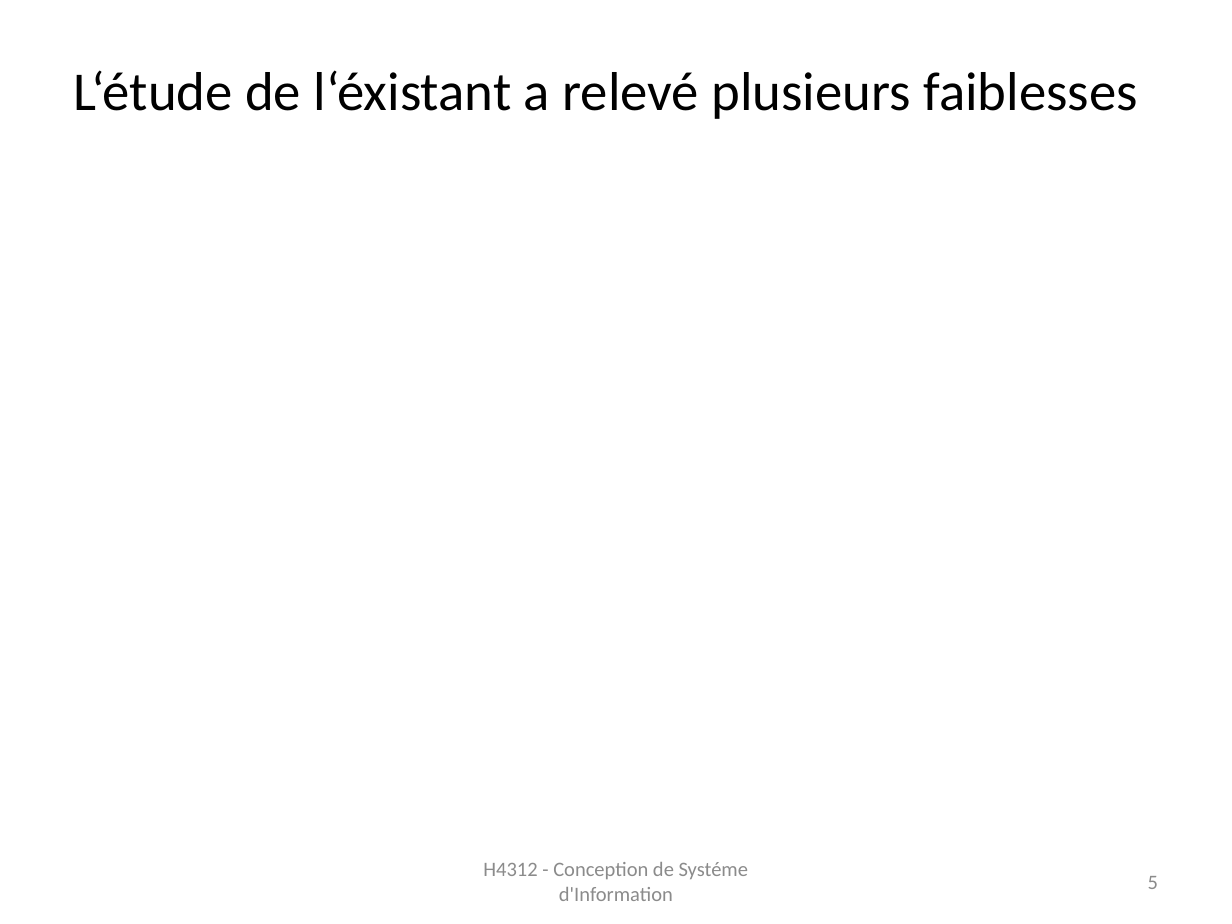
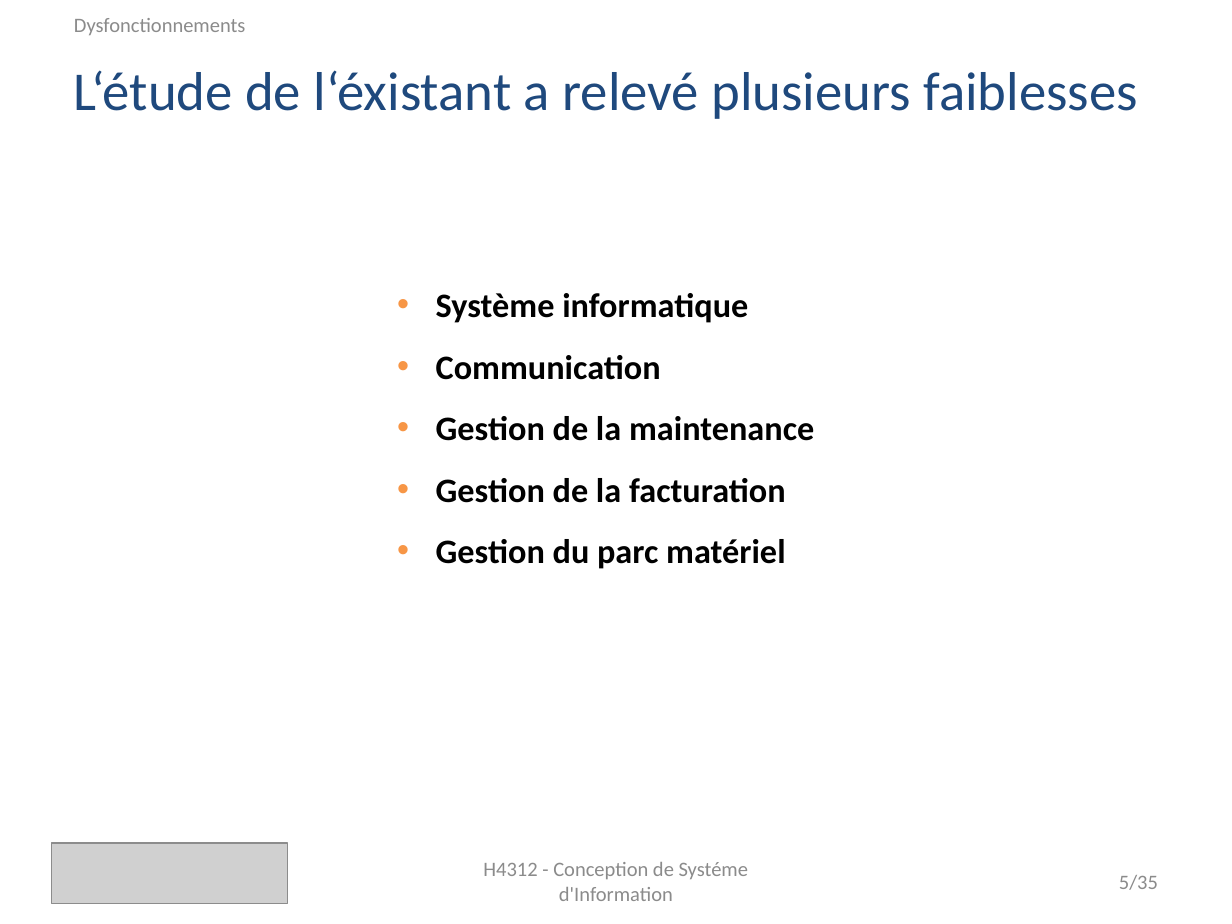
Before and after one commit to monicaGolumbeanu/GSTP, a slide deck: slide 5 of rapports/presentation/presentationFinale.pptx. Drawn at 1232x924 pixels with LibreOffice and Linux fonts; fonts in the diff are those of the drawing; grey boxes stand for pictures. Boxes give left, top, right and bottom in pixels: in the first picture for what was removed or moved away, otherwise in the second. Text is boxed around its words. In the diff, an @@ line names an element or a change of style, - is before the commit and + after.

```diff
--- a/rapports/presentation/presentationFinale.pptx
+++ b/rapports/presentation/presentationFinale.pptx
@@ text added at [74,18,246,35], 12 pt, text #8C8C8C @@
+Dysfonctionnements
@@ text "L‘étude de l‘éxistant a relevé ..." at [74,70,1137,119]: text colour #000000 to #1F497D @@
@@ text added at [436,293,814,569], 20 pt, text #000000, bold @@
+• Système informatique
+• Communication
+• Gestion de la maintenance
+• Gestion de la facturation
+• Gestion du parc matériel
@@ picture added at [52,843,288,903] @@
@@ page number at [1119,875,1158,890]: text changed @@
-5
+5/35
```
Also in this commit, not shown: 7 other slides changed, 27 slides added, 2 other files.
